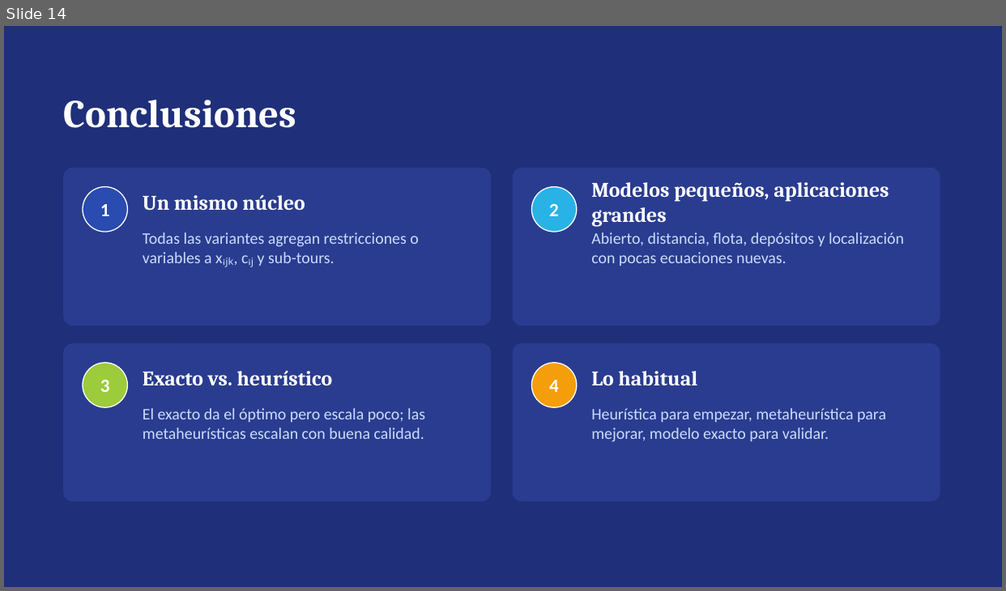
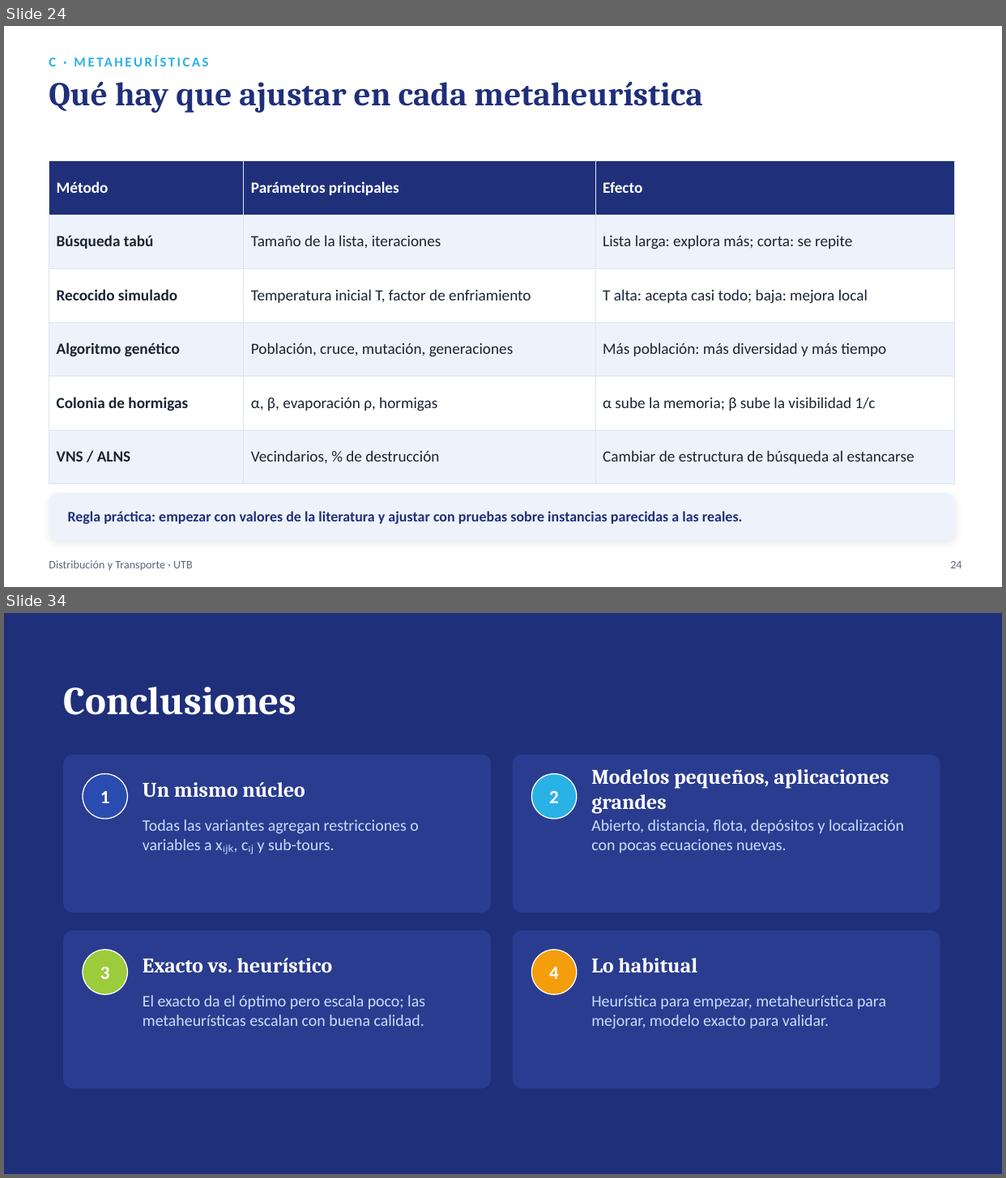
Before and after one commit to sebastianslg/grafosapp, a slide deck: Exposicion_Ruteo_de_Vehiculos.pptx. Shown one above the other, each under a label of ours: slide 14 before the commit, slides 24 and 34 after it; the slides between them are not shown. The pictures are 1006x591 and 1006x1178 pixels, drawn with LibreOffice and Linux fonts; fonts in the diff are those of the drawing. Boxes give left, top, right and bottom in pixels: in the first picture for what was removed or moved away, otherwise in the second. Text is boxed around its words. In the diff, an @@ line names an element or a change of style, - is before the commit and + after.

```diff
--- a/Exposicion_Ruteo_de_Vehiculos.pptx
+++ b/Exposicion_Ruteo_de_Vehiculos.pptx
@@ slide 24 added at <box>4,26,1002,587</box>, background #FFFFFF @@
@@ text added at <box>49,58,56,66</box>, 13 pt, text #29B2E6, bold @@
+C · METAHEURÍSTICAS
@@ text added at <box>49,81,703,113</box>, 32 pt, text #1F2F7A, bold @@
+Qué hay que ajustar en cada metaheurística
@@ table added at <box>49,160,955,467</box>, 6 rows, 3 columns @@
+Método | Parámetros principales | Efecto
+Búsqueda tabú | Tamaño de la lista, iteraciones | Lista larga: explora más; corta: se repite
+Recocido simulado | Temperatura inicial T, factor de enfriamiento | T alta: acepta casi todo; baja: mejora local
+Algoritmo genético | Población, cruce, mutación, generaciones | Más población: más diversidad y más tiempo
+Colonia de hormigas | α, β, evaporación ρ, hormigas | α sube la memoria; β sube la visibilidad 1/c
+VNS / ALNS | Vecindarios, % de destrucción | Cambiar de estructura de búsqueda al estancarse
@@ rounded rectangle added at <box>49,494,955,540</box>, fill #EEF3FB, outline #EEF3FB 0.75 pt @@
@@ text added at <box>68,511,743,524</box>, 14 pt, text #1F2F7A, bold @@
+Regla práctica: empezar con valores de la literatura y ajustar con pruebas sobre instancias parecidas a las reales.
@@ text added at <box>49,561,193,571</box>, 11 pt, text #5B667A @@
+Distribución y Transporte · UTB
@@ text added at <box>950,561,961,569</box>, 11 pt, text #5B667A @@
+24
@@ what was slide 14 is now slide 34 @@
```
Also in this commit, not shown: 13 slides changed, 19 other slides added, 1 other file.
